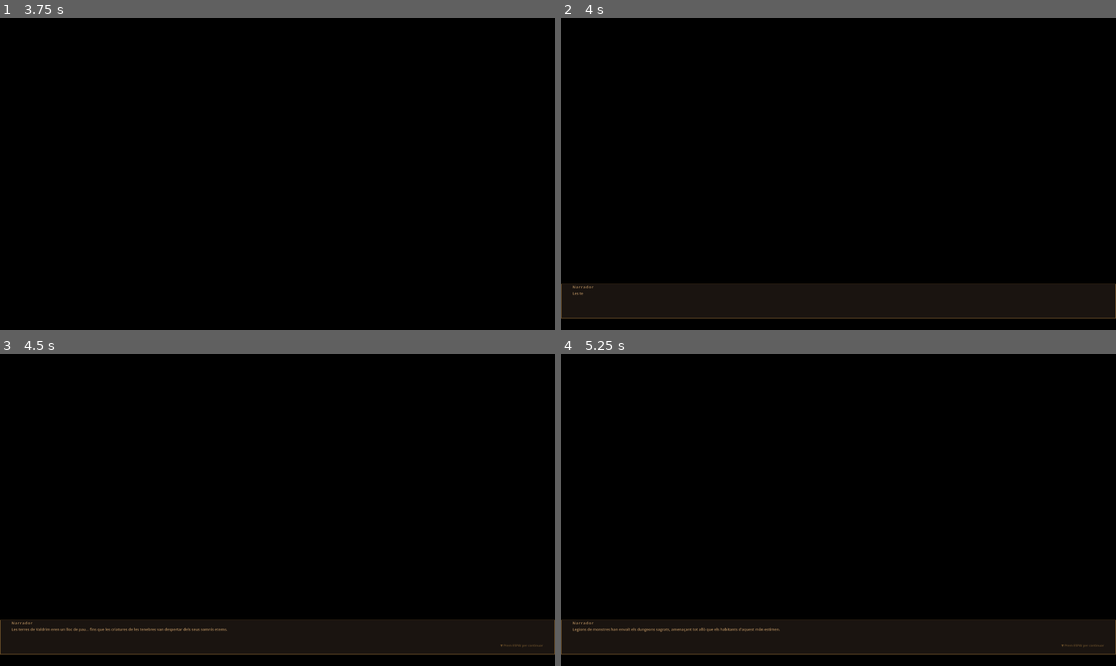
Above: before the commit, frames 1-4 (two rows, left to right).
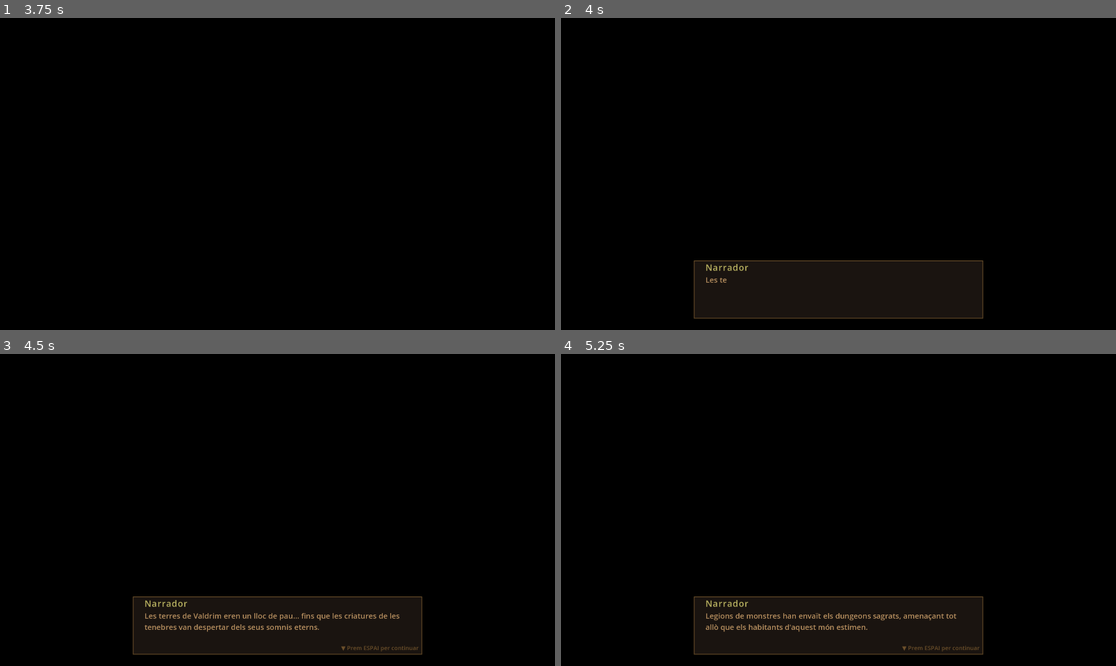
Above: after the commit, the same moments.

Repository: alzaaa6/practica4_Godot
Game: Godot game, scene res://SCENES/PantallaInici.tscn
The game is run twice, just before and just after one commit, with the same random seed, the same clock (stepped at 60 frames per second) and the same inputs. Sound files missing from this copy of the repository are replaced by a short silence.
Inputs (mouse positions are in pixels of both pictures, inside the frame that each line leads up to):
- Up to frame 1 (3.75 s): click (277, 108) at 0.52 s; type "Alex" at 0.6 s; click "PLAY" at 1.25 s; click "PLAY" at 2 s; click "◀" at 2.75 s; tap Enter (ui_accept) at 3.5 s; move the mouse to (399, 158) at 3.52 s; hold D (move_right) from 3.53 s (still down); tap E (attack) at 3.6 s; click (399, 158) at 3.67 s
- Up to frame 2 (4 s): keep holding D (move_right); tap Enter (ui_accept) at 3.77 s
- Up to frame 3 (4.5 s): tap Enter (ui_accept) at 4.25 s; move the mouse to (166, 525) at 4.27 s; release D (move_right) at 4.28 s; hold S (move_down) from 4.28 s (still down); tap E (attack) at 4.35 s; click (166, 525) at 4.42 s
- Up to frame 4 (5.25 s): tap Enter (ui_accept) at 4.52, 5 s; move the mouse to (894, 441) at 5.02 s; release S (move_down) at 5.03 s; hold D (move_right) from 5.03 s (still down); tap E (attack) at 5.1 s; click (894, 441) at 5.17 s

Frame 1 is identical in both runs. In frame 2, 9.3% of the frame differs, in the area x 0-100%, y 77-97%; in frame 3, 9.7%; in frame 4, 9.7%.
Error in both runs: Cannot call method 'change_scene_to_file' on a null value. (res://SCRIPTS/pantalla_inici.gd:44)

Commit message:
Acabat diria

Diff:
--- /dev/null
+++ b/SCENES/Boost.tscn
@@ -0,0 +1,15 @@
+[gd_scene load_steps=3 format=3 uid="uid://cfama6w1l8el1"]
+
+[ext_resource type="Script" uid="uid://128434j46bec" path="res://SCRIPTS/boost.gd" id="1_2nnbh"]
+
+[sub_resource type="CircleShape2D" id="CircleShape2D_r665p"]
+
+[node name="Boost" type="Area2D"]
+script = ExtResource("1_2nnbh")
+
+[node name="Sprite2D" type="Sprite2D" parent="."]
+
+[node name="CollisionShape2D" type="CollisionShape2D" parent="."]
+shape = SubResource("CircleShape2D_r665p")
+
+[connection signal="body_entered" from="." to="." method="_on_body_entered"]
--- a/SCENES/Intro.tscn
+++ b/SCENES/Intro.tscn
@@ -30,12 +30,15 @@
 metadata/_edit_use_anchors_ = true
 
 [node name="CaixaText" type="PanelContainer" parent="."]
-custom_minimum_size = Vector2(0, 120)
-anchors_preset = 12
+custom_minimum_size = Vector2(1000, 200)
+anchors_preset = 7
+anchor_left = 0.5
 anchor_top = 1.0
-anchor_right = 1.0
+anchor_right = 0.5
 anchor_bottom = 1.0
+offset_left = -300.0
 offset_top = -160.0
+offset_right = 300.0
 offset_bottom = -40.0
 grow_horizontal = 2
 grow_vertical = 0
@@ -49,14 +52,14 @@
 
 [node name="LabelNom" type="Label" parent="CaixaText/MarginContainer/VBoxContainer"]
 layout_mode = 2
-theme_override_colors/font_color = Color(0.72156864, 0.5647059, 0.3764706, 1)
+theme_override_colors/font_color = Color(0.72156864, 0.69411767, 0.3764706, 1)
 theme_override_fonts/font = SubResource("FontVariation_6p0fx")
-theme_override_font_sizes/font_size = 13
+theme_override_font_sizes/font_size = 30
 
 [node name="LabelText" type="Label" parent="CaixaText/MarginContainer/VBoxContainer"]
 layout_mode = 2
 theme_override_colors/font_color = Color(0.72156864, 0.5647059, 0.3764706, 1)
-theme_override_font_sizes/font_size = 13
+theme_override_font_sizes/font_size = 26
 autowrap_mode = 2
 
 [node name="LabelContinuar" type="Label" parent="."]
@@ -65,14 +68,14 @@
 anchor_top = 1.0
 anchor_right = 1.0
 anchor_bottom = 1.0
-offset_left = -189.0
-offset_top = -79.0
-offset_right = -40.0
-offset_bottom = -56.0
+offset_left = -740.0
+offset_top = -77.0
+offset_right = -470.0
+offset_bottom = -49.0
 grow_horizontal = 0
 grow_vertical = 0
 theme_override_colors/font_color = Color(0.41960785, 0.30980393, 0.16470589, 1)
-theme_override_font_sizes/font_size = 11
+theme_override_font_sizes/font_size = 20
 text = "▼ Prem ESPAI per continuar"
 
 [node name="SFXEscriure" type="AudioStreamPlayer" parent="."]
--- /dev/null
+++ b/SCRIPTS/boost.gd
@@ -0,0 +1,22 @@
+extends Area2D
+
+@onready var sprite: Sprite2D = $Sprite2D
+
+const TEXTURES := {
+	"vida": preload("res://ASSETS/boost_vida_marc.png"),
+	"atac": preload("res://ASSETS/boost_atac_marc.png"),
+	"defensa": preload("res://ASSETS/boost_defensa_marc.png"),
+}
+
+var tipus := ""
+
+func init(tipus_boost: String) -> void:
+	tipus = tipus_boost
+	sprite.texture = TEXTURES[tipus]
+
+func _on_body_entered(body: Node) -> void:
+	if body.is_in_group("jugador"):
+		GameManager.aplicar_boost(tipus)
+		# Elimina tots els boosts restants
+		for boost in get_tree().get_nodes_in_group("boost"):
+			boost.queue_free()
--- a/SCRIPTS/game_manager.gd
+++ b/SCRIPTS/game_manager.gd
@@ -111,19 +111,19 @@
 
 func aplicar_boost(tipus: String) -> void:
 	if !fase_boost:
-		return  # No es pot agafar boost fora de la fase de boost
-	fase_boost = false
+		return
+	fase_boost = false  # comença la nova oleada
 	match tipus:
 		"atac":
 			atac += 5
-			print("BOOST ATAC aplicat! | Atac: ", atac, " | Defensa: ", defensa, " | Vida: ", vida_actual)
+			print("BOOST ATAC aplicat! | Atac: ", atac)
 		"defensa":
 			defensa += 5
-			print("BOOST DEFENSA aplicat! | Atac: ", atac, " | Defensa: ", defensa, " | Vida: ", vida_actual)
+			print("BOOST DEFENSA aplicat! | Defensa: ", defensa)
 		"vida":
+			vida_max += 20
 			vida_actual = vida_max
-			print("BOOST VIDA aplicat! | Atac: ", atac, " | Defensa: ", defensa, " | Vida: ", vida_actual)
-	print("--- NOVA OLEADA %d ---" % oleada_actual)
+			print("BOOST VIDA aplicat! | Vida: ", vida_actual)
 
 func actualitzar_ranking() -> void:
 	ranking.append({
--- a/SCRIPTS/joc.gd
+++ b/SCRIPTS/joc.gd
@@ -3,10 +3,21 @@
 @onready var options_overlay = $UILayer/OptionsOverlay
 @onready var intro: CanvasLayer = $Intro
 
+
+const BoostScene = preload("res://SCENES/Boost.tscn")
+
+const POSICIONS := [
+	Vector2(1129.0, 233.0),
+	Vector2(1212.0, 710.0),
+	Vector2(524.0, 518.0),
+]
+
 func _ready() -> void:
 	intro.intro_acabada.connect(_on_intro_acabada)
 
 func _process(delta: float) -> void:
+	if GameManager.fase_boost and get_tree().get_nodes_in_group("boost").size() == 0:
+		_spawnar_boosts()
 	if GameManager.partida_acabada:
 		GameManager.partida_acabada = false
 		GameManager.actualitzar_ranking()
@@ -15,6 +26,8 @@
 func _input(event: InputEvent) -> void:
 	if event.is_action_pressed("pause"):
 		_toggle_pausa()
+	if event is InputEventMouseButton and event.pressed:
+		print("Posició: ", get_global_mouse_position())
 	if event is InputEventKey and event.pressed:
 		match event.physical_keycode:
 			KEY_F1:
@@ -25,10 +38,16 @@
 				GameManager.eliminar_enemic()
 			KEY_F5:
 				GameManager.aplicar_boost("atac")
+				for boost in get_tree().get_nodes_in_group("boost"):
+					boost.queue_free()
 			KEY_F6:
 				GameManager.aplicar_boost("defensa")
+				for boost in get_tree().get_nodes_in_group("boost"):
+					boost.queue_free()
 			KEY_F7:
 				GameManager.aplicar_boost("vida")
+				for boost in get_tree().get_nodes_in_group("boost"):
+					boost.queue_free()
 
 func _toggle_pausa() -> void:
 	var pausat := !get_tree().paused
@@ -38,3 +57,20 @@
 
 func _on_intro_acabada() -> void:
 	$MusicPlayer.play()
+
+func _spawnar_boosts() -> void:
+	for boost in get_tree().get_nodes_in_group("boost"):
+		boost.queue_free()
+
+	var tipus_boosts := ["vida", "atac", "defensa"]
+	tipus_boosts.shuffle()  # ordre aleatori cada oleada
+
+	var posicions := POSICIONS.duplicate()
+	posicions.shuffle()  # posicions aleatories cada oleada
+
+	for i in 3:
+		var boost = BoostScene.instantiate()
+		add_child(boost)
+		boost.add_to_group("boost")
+		boost.global_position = posicions[i]
+		boost.init(tipus_boosts[i])
Binary file added: ASSETS/boost_atac_marc.png
Not shown, added: ASSETS/boost_atac_marc.png.import
Binary file added: ASSETS/boost_defensa_marc.png
Not shown, added: ASSETS/boost_defensa_marc.png.import
Binary file added: ASSETS/boost_vida_marc.png
Not shown, added: ASSETS/boost_vida_marc.png.import
Not shown, added: SCRIPTS/boost.gd.uid
